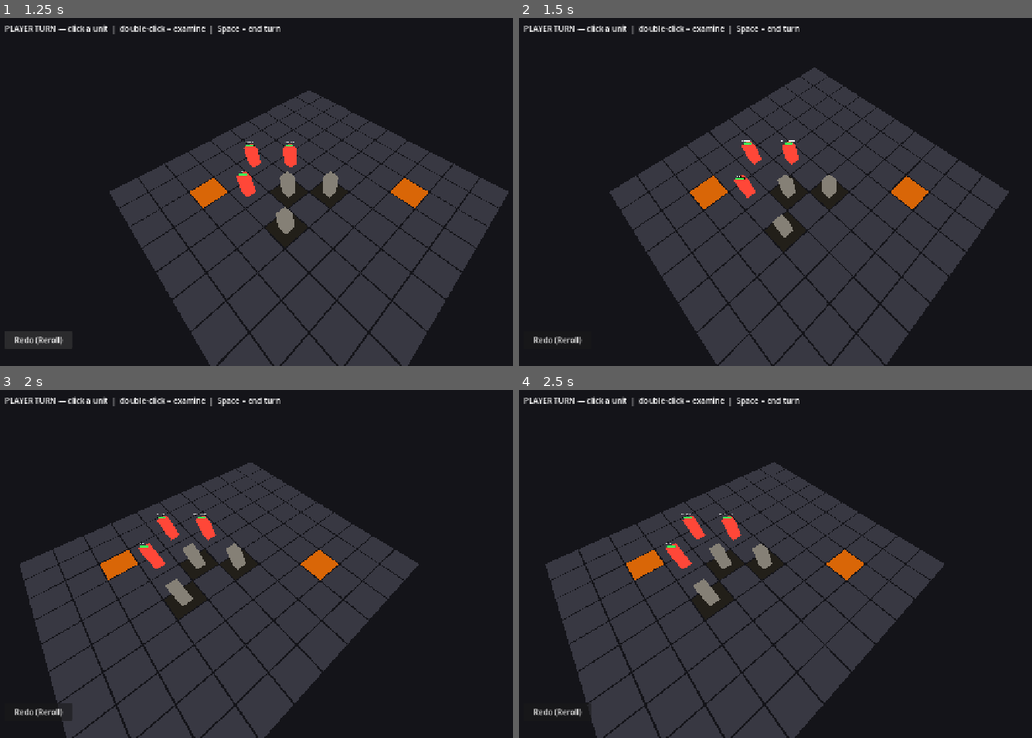
Above: before the commit, frames 1-4 (two rows, left to right).
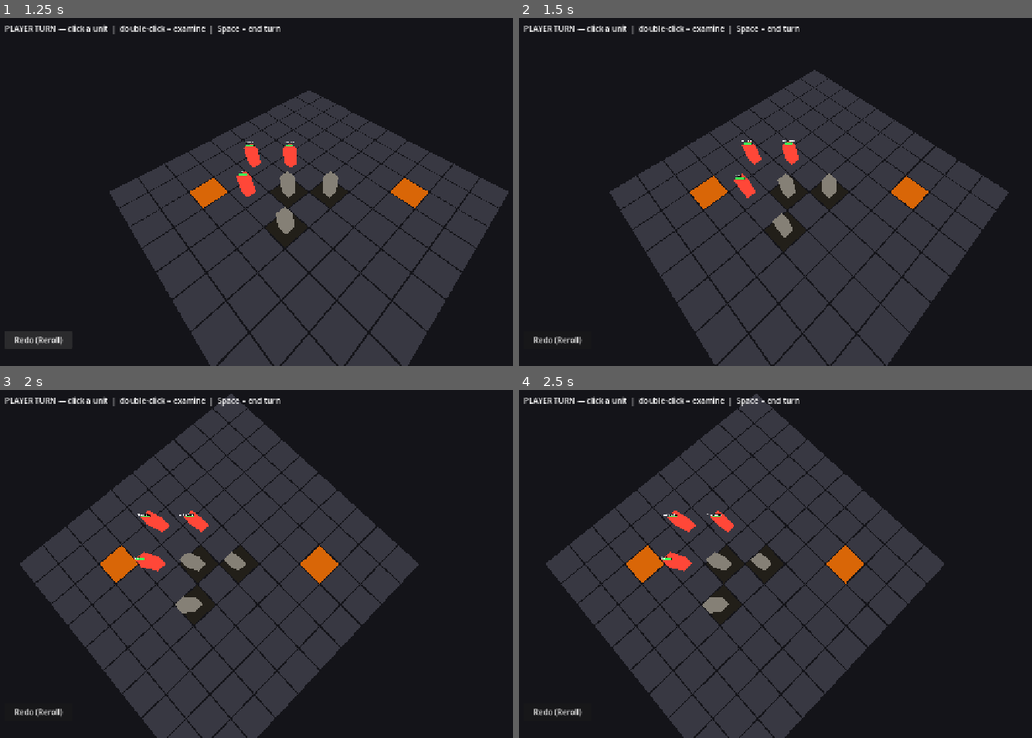
Above: after the commit, the same moments.

Repository: caleb-the-dev/RogueFinder
Game: Godot game, scene res://scenes/combat/CombatScene3D.tscn
Same seed, same stepped clock (60 frames per second), same inputs: the game is played once before the commit and once after it. This scene is started directly instead of the project's main scene. The engine's default icon, where the game draws it, is replaced by a stand-in: a white triangle on a blue panel in a dark square.
Inputs (mouse positions are in pixels of both pictures, inside the frame that each line leads up to):
- Up to frame 1 (1.25 s): click "Redo (Reroll)" at 0.5 s
- Up to frame 2 (1.5 s): tap A at 1.25 s; move the mouse to (965, 174) at 1.27 s; hold D from 1.28 s (still down); hold Q from 1.28 s (still down); click (965, 174) at 1.42 s
- Up to frame 3 (2 s): keep holding D; keep holding Q; tap Space at 1.52 s; tap E at 1.55 s
- Up to frame 4 (2.5 s): release D at 2 s; release Q at 2 s; tap A at 2 s; drag from (703, 581) to (796, 633) at 2.02 s

Frame 1 is identical in both runs. In frame 2, 2.1% of the frame differs, in the area x 19-96%, y 14-100%; in frame 3, 18%; in frame 4, 18%, in the area x 5-83%, y 1-100%.

Commit message:
feat(camera): reverse W/S pan, smooth Q/E elevation, QTE zoom-in
- W/S now pan in the intuitive direction (W moves NE at default yaw)
- Q/E elevation switched from one-shot keypress to continuous polling in
  _process at ELEVATION_SPEED=45°/s; ELEVATION_STEP removed
- focus_on() saves _pre_qte_distance and parallel-tweens pivot + distance
  to QTE_DISTANCE=10.0; restore() tweens both back simultaneously
- Tests updated to match reversed W direction

Co-Authored-By: Claude Sonnet 4.6 <noreply@anthropic.com>

Diff:
--- a/rogue-finder/scripts/camera/CameraController.gd
+++ b/rogue-finder/scripts/camera/CameraController.gd
@@ -4,17 +4,19 @@
 ## --- Camera Controller ---
 ## DOS2-style isometric orbiting camera.
 ## Parent node sits at the grid center; Camera3D child orbits around it.
-## Q / E adjust elevation (pitch). Right-click drag rotates horizontally. Scroll wheel zooms.
+## Q / E adjust elevation (pitch) smoothly. Right-click drag rotates horizontally. Scroll zooms.
+## WASD / arrow keys pan the pivot in yaw-relative XZ space.
 ## trigger_shake() fires a brief positional shake on hit.
 
 const DEFAULT_DISTANCE: float  = 16.0
 const MIN_DISTANCE: float      = 8.0
 const MAX_DISTANCE: float      = 28.0
+const QTE_DISTANCE: float      = 10.0  # zoom-in distance during QTE focus
 const DEFAULT_ELEVATION: float = 52.0  # degrees above the horizon
 const MIN_ELEVATION: float     = 15.0  # lowest allowed pitch (near-horizon)
 const MAX_ELEVATION: float     = 80.0  # highest allowed pitch (near-top-down)
 const DEFAULT_YAW: float       = 225.0 # SW isometric default
-const ELEVATION_STEP: float    = 10.0  # degrees per Q / E press
+const ELEVATION_SPEED: float   = 45.0  # degrees per second while Q / E held
 const ZOOM_STEP: float         = 2.0
 const DRAG_SENSITIVITY: float  = 0.4   # yaw degrees per pixel of horizontal drag
 const SHAKE_DURATION: float    = 0.22
@@ -32,8 +34,9 @@
 var _camera: Camera3D      = null
 
 ## Pivot tracking for QTE focus / restore
-var _home_position: Vector3 = Vector3.ZERO
-var _pivot_tween: Tween     = null
+var _home_position: Vector3    = Vector3.ZERO
+var _pivot_tween: Tween        = null
+var _pre_qte_distance: float   = DEFAULT_DISTANCE  # saved so restore() zooms back out
 
 func _ready() -> void:
 	_home_position = position   ## captured after CM3D sets position before add_child
@@ -47,26 +50,34 @@
 func trigger_shake() -> void:
 	_shake_timer = SHAKE_DURATION
 
-## Smoothly tween the orbit pivot to world_pos. Returns the Tween so callers can await it.
-## Kills any in-progress pivot tween first so tweens never stack.
+## Smoothly tween the orbit pivot to world_pos and zoom in to QTE_DISTANCE.
+## Returns the Tween so callers can await it. Kills any in-progress pivot tween first.
 func focus_on(world_pos: Vector3) -> Tween:
 	if _pivot_tween and _pivot_tween.is_running():
 		_pivot_tween.kill()
-	_pivot_tween = create_tween().set_ease(Tween.EASE_IN_OUT).set_trans(Tween.TRANS_SINE)
+	_pre_qte_distance = _distance
+	_pivot_tween = create_tween().set_ease(Tween.EASE_IN_OUT).set_trans(Tween.TRANS_SINE).set_parallel(true)
 	_pivot_tween.tween_method(_set_pivot, position, world_pos, 0.50)
+	_pivot_tween.tween_method(_set_distance, _distance, QTE_DISTANCE, 0.50)
 	return _pivot_tween
 
-## Smoothly tween the orbit pivot back to the home position (grid center).
+## Smoothly tween the orbit pivot back to grid center and zoom out to pre-QTE distance.
 ## Fire-and-forget — callers do not need to await this.
 func restore() -> void:
 	if _pivot_tween and _pivot_tween.is_running():
 		_pivot_tween.kill()
-	_pivot_tween = create_tween().set_ease(Tween.EASE_IN_OUT).set_trans(Tween.TRANS_SINE)
+	_pivot_tween = create_tween().set_ease(Tween.EASE_IN_OUT).set_trans(Tween.TRANS_SINE).set_parallel(true)
 	_pivot_tween.tween_method(_set_pivot, position, _home_position, 0.45)
+	_pivot_tween.tween_method(_set_distance, _distance, _pre_qte_distance, 0.45)
 
 ## Tween method: sets the pivot position and re-applies the camera transform each step.
 func _set_pivot(pos: Vector3) -> void:
 	position = pos
+	_apply_transform()
+
+## Tween method: sets the orbit distance and re-applies the camera transform each step.
+func _set_distance(d: float) -> void:
+	_distance = d
 	_apply_transform()
 
 ## Returns horizontal forward vector (XZ plane only) for 8-dir sprite calculations.
@@ -80,16 +91,6 @@
 ## --- Input ---
 
 func _unhandled_input(event: InputEvent) -> void:
-	if event is InputEventKey and event.pressed and not event.echo:
-		if event.keycode == KEY_Q:
-			_elevation = clampf(_elevation + ELEVATION_STEP, MIN_ELEVATION, MAX_ELEVATION)
-			_apply_transform()
-			get_viewport().set_input_as_handled()
-		elif event.keycode == KEY_E:
-			_elevation = clampf(_elevation - ELEVATION_STEP, MIN_ELEVATION, MAX_ELEVATION)
-			_apply_transform()
-			get_viewport().set_input_as_handled()
-
 	if event is InputEventMouseButton:
 		if event.button_index == MOUSE_BUTTON_RIGHT:
 			_dragging = event.pressed
@@ -110,7 +111,7 @@
 		_apply_transform()
 		get_viewport().set_input_as_handled()
 
-## --- Per-frame update: shake + WASD pan ---
+## --- Per-frame update: shake + elevation + WASD pan ---
 
 func _process(delta: float) -> void:
 	if _shake_timer > 0.0:
@@ -126,17 +127,32 @@
 		_shake_offset = Vector3.ZERO
 		_apply_transform()
 
+	_process_elevation(delta)
+
 	# Skip panning while a QTE tween is animating to avoid fighting it
 	if _pivot_tween == null or not _pivot_tween.is_running():
 		_process_pan(delta)
 
+## Polls Q / E and smoothly adjusts camera elevation (pitch) each frame.
+func _process_elevation(delta: float) -> void:
+	var changed: bool = false
+	if Input.is_key_pressed(KEY_Q):
+		_elevation = clampf(_elevation + ELEVATION_SPEED * delta, MIN_ELEVATION, MAX_ELEVATION)
+		changed = true
+	if Input.is_key_pressed(KEY_E):
+		_elevation = clampf(_elevation - ELEVATION_SPEED * delta, MIN_ELEVATION, MAX_ELEVATION)
+		changed = true
+	if changed:
+		_apply_transform()
+
 ## Polls WASD / arrow keys and slides the orbit pivot in yaw-relative XZ space.
+## W/S are aligned to the direction opposite the camera's position vector (NE at default yaw).
 func _process_pan(delta: float) -> void:
 	var move: Vector2 = Vector2.ZERO
 	if Input.is_key_pressed(KEY_W) or Input.is_key_pressed(KEY_UP):
+		move.y -= 1.0
+	if Input.is_key_pressed(KEY_S) or Input.is_key_pressed(KEY_DOWN):
 		move.y += 1.0
-	if Input.is_key_pressed(KEY_S) or Input.is_key_pressed(KEY_DOWN):
-		move.y -= 1.0
 	if Input.is_key_pressed(KEY_A) or Input.is_key_pressed(KEY_LEFT):
 		move.x -= 1.0
 	if Input.is_key_pressed(KEY_D) or Input.is_key_pressed(KEY_RIGHT):
@@ -145,7 +161,7 @@
 	if move.is_zero_approx():
 		return
 
-	var yaw_rad: float  = deg_to_rad(_yaw)
+	var yaw_rad: float   = deg_to_rad(_yaw)
 	var forward: Vector3 = Vector3(sin(yaw_rad), 0.0, cos(yaw_rad))
 	var right: Vector3   = Vector3(cos(yaw_rad), 0.0, -sin(yaw_rad))
 
--- a/rogue-finder/tests/test_camera_controls.gd
+++ b/rogue-finder/tests/test_camera_controls.gd
@@ -47,27 +47,27 @@
 	assert(DEFAULT_ELEVATION == 52.0,
 		"DEFAULT_ELEVATION must be 52.0, got %s" % DEFAULT_ELEVATION)
 
-## Mirrors _pan_forward_vector() in CameraController.
-func _pan_forward_vector(yaw_deg: float) -> Vector3:
+## Mirrors the W-key pan direction in CameraController (negated raw forward).
+func _pan_w_vector(yaw_deg: float) -> Vector3:
 	var yaw_rad: float = deg_to_rad(yaw_deg)
-	return Vector3(sin(yaw_rad), 0.0, cos(yaw_rad))
+	return -Vector3(sin(yaw_rad), 0.0, cos(yaw_rad))
 
 ## ============================================================
-## Test 4: At DEFAULT_YAW (225°), W-forward points SW (~-0.707, 0, -0.707).
+## Test 4: At DEFAULT_YAW (225°), W pans NE (~0.707, 0, 0.707).
 ## ============================================================
 func _test_pan_forward_at_default_yaw() -> void:
-	var fwd: Vector3 = _pan_forward_vector(DEFAULT_YAW)
-	var expected: Vector3 = Vector3(-0.7071, 0.0, -0.7071)
+	var fwd: Vector3 = _pan_w_vector(DEFAULT_YAW)
+	var expected: Vector3 = Vector3(0.7071, 0.0, 0.7071)
 	assert(fwd.is_equal_approx(expected),
-		"forward at 225° must be ~%s, got %s" % [expected, fwd])
+		"W at 225° must pan NE ~%s, got %s" % [expected, fwd])
 
 ## ============================================================
-## Test 5: At yaw 0°, W-forward points north (+Z: Vector3(0,0,1)).
+## Test 5: At yaw 0°, W pans toward -Z (Vector3(0,0,-1)).
 ## ============================================================
 func _test_pan_forward_at_zero_yaw() -> void:
-	var fwd: Vector3 = _pan_forward_vector(0.0)
-	assert(fwd.is_equal_approx(Vector3(0.0, 0.0, 1.0)),
-		"forward at 0° must be Vector3(0,0,1), got %s" % fwd)
+	var fwd: Vector3 = _pan_w_vector(0.0)
+	assert(fwd.is_equal_approx(Vector3(0.0, 0.0, -1.0)),
+		"W at 0° must pan -Z, got %s" % fwd)
 
 ## ============================================================
 ## Test 6: PAN_SPEED constant must be positive.
